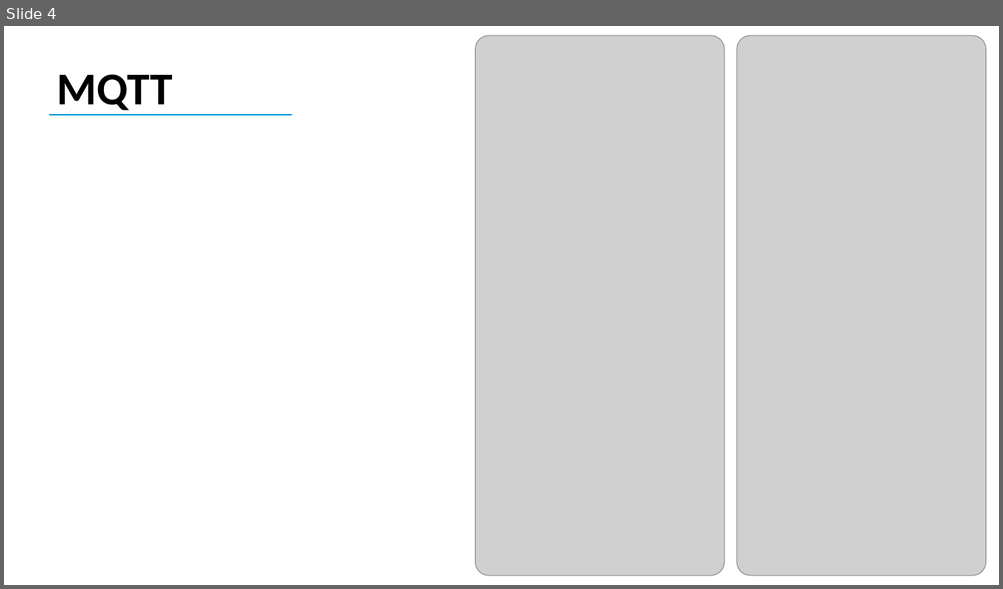
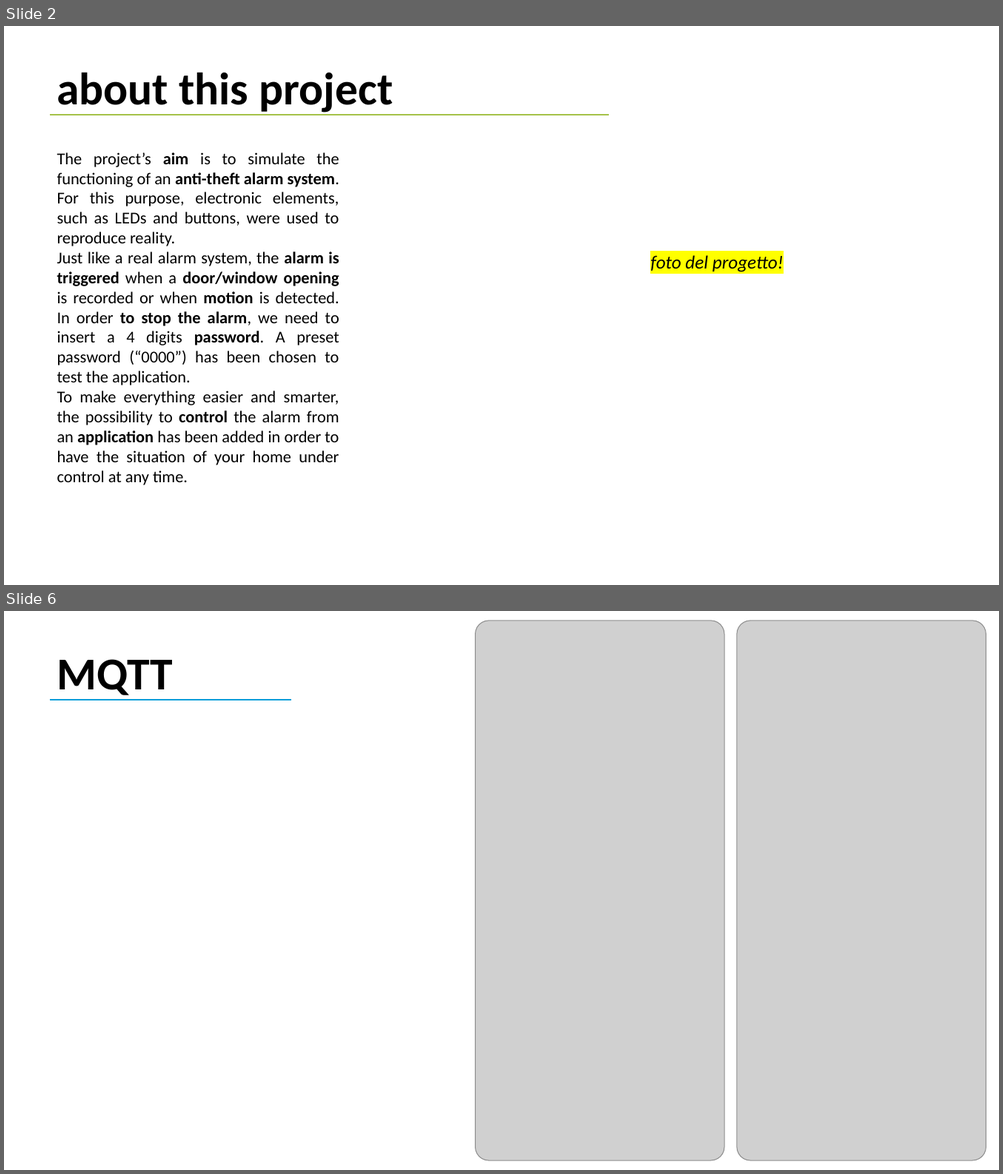
Before and after one commit to fedyhajali/security-system, a slide deck: Alarm System.pptx. Shown one above the other, each under a label of ours: slide 4 before the commit, slides 2 and 6 after it; the slides between them are not shown. The pictures are 1003x589 and 1003x1174 pixels, drawn with LibreOffice and Linux fonts; fonts in the diff are those of the drawing; grey boxes stand for pictures. Boxes give left, top, right and bottom in pixels: in the first picture for what was removed or moved away, otherwise in the second. Text is boxed around its words. In the diff, an @@ line names an element or a change of style, - is before the commit and + after.

```diff
--- a/Alarm System.pptx
+++ b/Alarm System.pptx
@@ slide 2 added at (4, 26, 999, 585), background #FFFFFF @@
@@ text added at (57, 72, 393, 116), 44 pt, text #000000, bold @@
+about this project
@@ line added from (50, 115) to (609, 115), #A5C249 1.5 pt @@
@@ text added at (57, 153, 339, 486), 16 pt, text #000000 @@
+The project’s aim is to simulate the functioning of an anti-theft alarm system. For this purpose, electronic elements, such as LEDs and buttons, were used to reproduce reality.
+Just like a real alarm system, the alarm is triggered when a door/window opening is recorded or when motion is detected. In order to stop the alarm, we need to insert a 4 digits password. A preset password (“0000”) has been chosen to test the application.
+To make everything easier and smarter, the possibility to control the alarm from an application has been added in order to have the situation of your home under control at any time.
@@ text added at (650, 255, 783, 272), 18 pt, text #000000, italic @@
+foto del progetto!
@@ what was slide 4 is now slide 6 @@
```
Also in this commit, not shown: 3 slides changed, 7 other slides added, 1 other file.
